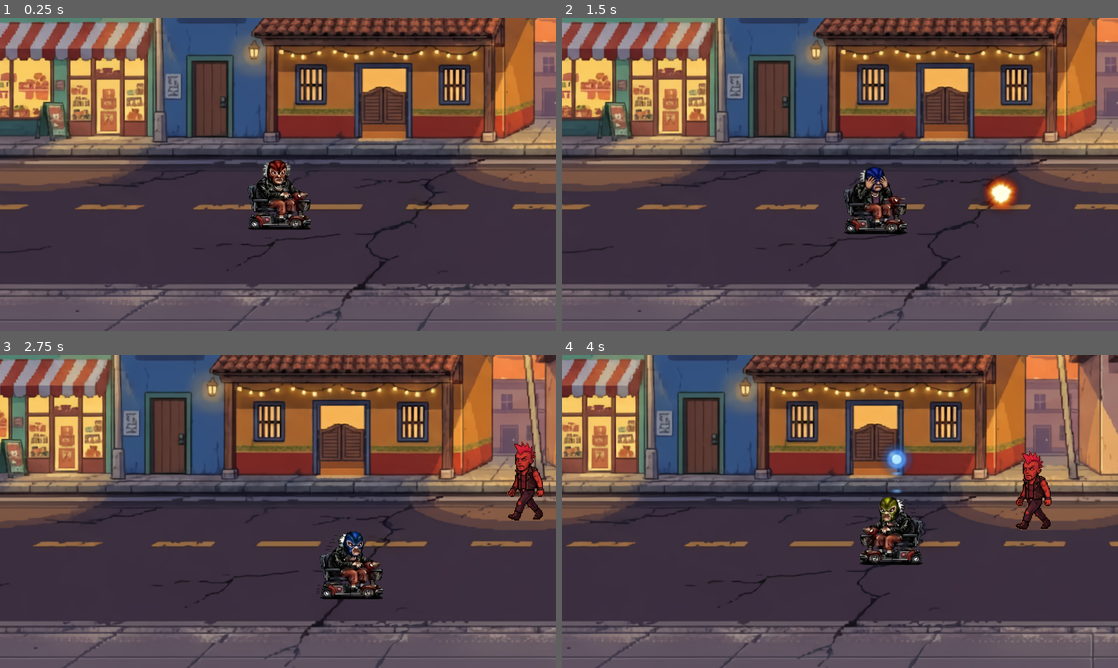
Above: before the commit, frames 1-4 (two rows, left to right).
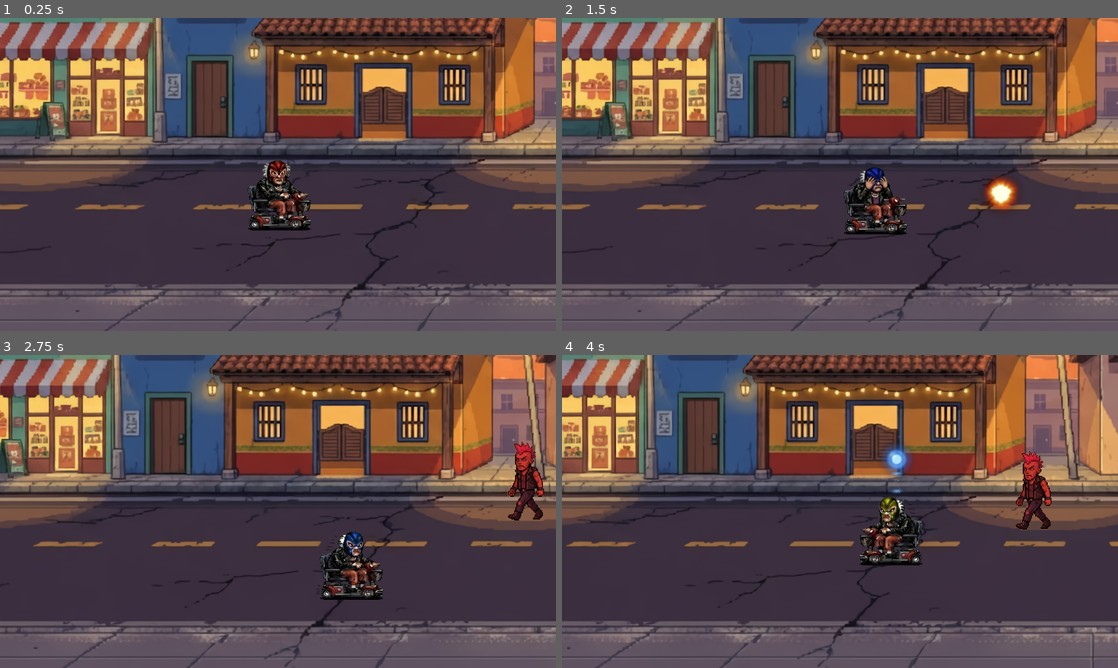
Above: after the commit, the same moments.

Repository: BIMInternational/GGJ2026
Game: Godot game, scene res://src/scenes/levels/level_01.tscn
The game is run twice, just before and just after one commit, with the same random seed, the same clock (stepped at 60 frames per second) and the same inputs. Sound files missing from this copy of the repository are replaced by a short silence.
Inputs (mouse positions are in pixels of both pictures, inside the frame that each line leads up to):
- Up to frame 1 (0.25 s): no input
- Up to frame 2 (1.5 s): tap Enter (ui_accept) at 0.5 s; move the mouse to (962, 158) at 0.52 s; hold D (move_right) 0.53-1.28 s; tap E (action) at 0.6 s; click (962, 158) at 0.67 s; tap Space (jump) at 0.77 s; tap Q (attack) at 0.8, 1.35 s; move the mouse to (728, 190) at 1.27 s; hold S (move_down) from 1.28 s (still down)
- Up to frame 3 (2.75 s): tap Space (jump) at 1.52 s; tap Shift (dash) at 1.55, 2.1 s; move the mouse to (333, 442) at 2.02 s; release S (move_down) at 2.03 s; hold D (move_right) from 2.03 s (still down); tap E (action) at 2.3 s
- Up to frame 4 (4 s): move the mouse to (812, 574) at 2.77 s; release D (move_right) at 2.78 s; hold W (move_up) 2.78-3.53 s; tap E (action) at 2.85 s; click (812, 574) at 2.92 s; tap Space (jump) at 3.02, 3.77 s; tap Q (attack) at 3.05, 3.6 s; move the mouse to (1006, 558) at 3.52 s; hold A (move_left) from 3.53 s (still down); tap Shift (dash) at 3.8 s

The runs differ from the first frame. In frame 1, 0.5% of the frame differs, in the area x 44-56%, y 45-68%; in frame 2, 0.4%; in frame 3, 0.4%; in frame 4, 0.4%.

Commit message:
Death Mamie

Diff:
--- a/ggj-2026/src/actors/Player/player.gd
+++ b/ggj-2026/src/actors/Player/player.gd
@@ -67,6 +67,7 @@
 var _is_dashing: bool = false
 var _is_hurt: bool = false
 var _is_changing_mask: bool = false
+var _is_dead: bool = false
 
 # References
 @onready var sprite: Sprite2D = $Sprite2D
@@ -83,12 +84,21 @@
 	# Activer le tri en Y pour la profondeur (beat'em all style)
 	y_sort_enabled = true
 
+	# Connecter le signal died du HealthComponent
+	if health_component:
+		health_component.died.connect(_on_health_depleted)
+		print("[Player] Points de vie: ", health_component.current_health, "/", health_component.max_health)
+
 	# Démarrer avec l'animation Idle
 	_update_animations()
 
 
 func _physics_process(delta: float) -> void:
 	_update_timers(delta)
+
+	# Si mort, ne rien faire du tout
+	if _is_dead:
+		return
 
 	# Permettre de changer de masque à tout moment (sauf si déjà en train de changer)
 	if Input.is_action_just_pressed("switch_mask") and not _is_changing_mask:
@@ -126,8 +136,8 @@
 		print("AnimationPlayer n'existe pas!")
 		return
 
-	# Ne pas changer l'animation pendant une attaque, hurt ou mask change
-	if _is_attacking or _is_hurt or _is_changing_mask:
+	# Ne pas changer l'animation pendant une attaque, hurt, mask change ou mort
+	if _is_attacking or _is_hurt or _is_changing_mask or _is_dead:
 		return
 
 	# Vérifier si le personnage bouge
@@ -282,14 +292,15 @@
 ## Handles taking damage (optional health system integration)
 func take_damage(damage: int, knockback_dir: Vector2 = Vector2.ZERO) -> void:
 	print("[Player] take_damage appelé, damage=", damage, " knockback_dir=", knockback_dir)
-	# Ignorer si invulnérable
-	if _invulnerability_timer > 0:
-		print("[Player] Invulnérable, dégâts ignorés")
+	# Ignorer si mort ou invulnérable
+	if _is_dead or _invulnerability_timer > 0:
+		print("[Player] Invulnérable ou mort, dégâts ignorés")
 		return
 
 	if health_component:
 		health_component.take_damage(damage)
 		took_damage.emit(damage, health_component.current_health)
+		print("[Player] PV restants: ", health_component.current_health, "/", health_component.max_health)
 
 		# Activer l'état hurt
 		_is_hurt = true
@@ -297,6 +308,10 @@
 		_invulnerability_timer = 0.6  # Invulnérable pendant 0.6s
 		print("[Player] État hurt activé")
 
+		if(health_component.current_health <= 0):
+			print("[Player] PV à 0 ou moins, déclenchement de la mort")
+			_on_health_depleted()
+			return
 		# Lancer l'animation Domage
 		_play_animation("Domage", "Domage")
 
@@ -308,9 +323,43 @@
 			print("[Player] Pas de knockback (direction = zero)")
 
 
+## Appelé quand les points de vie atteignent 0
+func _on_health_depleted() -> void:
+	print("[Player] Points de vie épuisés!")
+	die()
+
+
 ## Triggers death
 func die() -> void:
+	if _is_dead:  # Déjà mort ou en train de mourir
+		return
+
+	print("[Player] Mort du joueur")
+
+	# Activer l'état de mort
+	_is_dead = true
+
+	# Bloquer tous les mouvements et actions
+	_is_hurt = false
+	_is_attacking = false
+	_is_dashing = false
+	_is_changing_mask = false
+	_velocity = Vector2.ZERO
+	direction = Vector2.ZERO
+
+	# Rendre invulnérable pendant la mort (1.5s)
+	_invulnerability_timer = 1.5
+
+	# Animation de mort
+	_play_animation("Death", "Death")
+
+	# Émettre le signal de mort
 	died.emit()
+
+	# Retour au menu principal après 1.5 secondes
+	await get_tree().create_timer(1.5).timeout
+	print("[Player] Game Over! Retour au menu principal...")
+	get_tree().change_scene_to_file("res://src/ui/main_menu.tscn")
 
 
 ## Switch entre les masques disponibles
--- a/ggj-2026/src/actors/Player/player.tscn
+++ b/ggj-2026/src/actors/Player/player.tscn
@@ -29,6 +29,22 @@
 "values": [8, 9]
 }
 
+[sub_resource type="Animation" id="Animation_death"]
+resource_name = "Death"
+length = 1.5
+tracks/0/type = "value"
+tracks/0/imported = false
+tracks/0/enabled = true
+tracks/0/path = NodePath("Sprite2D:frame")
+tracks/0/interp = 1
+tracks/0/loop_wrap = true
+tracks/0/keys = {
+"times": PackedFloat32Array(0, 0.5),
+"transitions": PackedFloat32Array(1, 1),
+"update": 1,
+"values": [12, 20]
+}
+
 [sub_resource type="Animation" id="Animation_7dnek"]
 resource_name = "Domage"
 length = 0.5
@@ -113,6 +129,7 @@
 [sub_resource type="AnimationLibrary" id="AnimationLibrary_7dnek"]
 _data = {
 &"Attack": SubResource("Animation_6jq1w"),
+&"Death": SubResource("Animation_death"),
 &"Domage": SubResource("Animation_7dnek"),
 &"Idle": SubResource("Animation_q4vh8"),
 &"Mask_Change": SubResource("Animation_lo26q"),
@@ -198,6 +215,86 @@
 "transitions": PackedFloat32Array(1),
 "update": 1,
 "values": [33]
+}
+
+[sub_resource type="Animation" id="Animation_death_fire"]
+resource_name = "Death_FIRE"
+length = 1.5
+tracks/0/type = "value"
+tracks/0/imported = false
+tracks/0/enabled = true
+tracks/0/path = NodePath("Sprite2DMasque:frame")
+tracks/0/interp = 1
+tracks/0/loop_wrap = true
+tracks/0/keys = {
+"times": PackedFloat32Array(0),
+"transitions": PackedFloat32Array(1),
+"update": 1,
+"values": [23]
+}
+
+[sub_resource type="Animation" id="Animation_death_gas"]
+resource_name = "Death_GAS"
+length = 1.5
+tracks/0/type = "value"
+tracks/0/imported = false
+tracks/0/enabled = true
+tracks/0/path = NodePath("Sprite2DMasque:frame")
+tracks/0/interp = 1
+tracks/0/loop_wrap = true
+tracks/0/keys = {
+"times": PackedFloat32Array(0, 0.5),
+"transitions": PackedFloat32Array(1, 1),
+"update": 1,
+"values": [36, 44]
+}
+
+[sub_resource type="Animation" id="Animation_death_ice"]
+resource_name = "Death_ICE"
+length = 1.5
+tracks/0/type = "value"
+tracks/0/imported = false
+tracks/0/enabled = true
+tracks/0/path = NodePath("Sprite2DMasque:frame")
+tracks/0/interp = 1
+tracks/0/loop_wrap = true
+tracks/0/keys = {
+"times": PackedFloat32Array(0, 0.5),
+"transitions": PackedFloat32Array(1, 1),
+"update": 1,
+"values": [39, 47]
+}
+
+[sub_resource type="Animation" id="Animation_death_lightning"]
+resource_name = "Death_LIGHTNING"
+length = 1.5
+tracks/0/type = "value"
+tracks/0/imported = false
+tracks/0/enabled = true
+tracks/0/path = NodePath("Sprite2DMasque:frame")
+tracks/0/interp = 1
+tracks/0/loop_wrap = true
+tracks/0/keys = {
+"times": PackedFloat32Array(0, 0.5),
+"transitions": PackedFloat32Array(1, 1),
+"update": 1,
+"values": [38, 46]
+}
+
+[sub_resource type="Animation" id="Animation_death_water"]
+resource_name = "Death_WATER"
+length = 1.5
+tracks/0/type = "value"
+tracks/0/imported = false
+tracks/0/enabled = true
+tracks/0/path = NodePath("Sprite2DMasque:frame")
+tracks/0/interp = 1
+tracks/0/loop_wrap = true
+tracks/0/keys = {
+"times": PackedFloat32Array(0, 0.5),
+"transitions": PackedFloat32Array(1, 1),
+"update": 1,
+"values": [37, 45]
 }
 
 [sub_resource type="Animation" id="Animation_domage_fire"]
@@ -542,6 +639,11 @@
 &"Attack_ICE": SubResource("Animation_attack_ice"),
 &"Attack_LIGHTNING": SubResource("Animation_attack_lightning"),
 &"Attack_WATER": SubResource("Animation_attack_water"),
+&"Death_FIRE": SubResource("Animation_death_fire"),
+&"Death_GAS": SubResource("Animation_death_gas"),
+&"Death_ICE": SubResource("Animation_death_ice"),
+&"Death_LIGHTNING": SubResource("Animation_death_lightning"),
+&"Death_WATER": SubResource("Animation_death_water"),
 &"Domage_FIRE": SubResource("Animation_domage_fire"),
 &"Domage_GAS": SubResource("Animation_domage_gas"),
 &"Domage_ICE": SubResource("Animation_domage_ice"),
@@ -588,12 +690,14 @@
 [node name="Sprite2D" type="Sprite2D" parent="." unique_id=2125791359]
 scale = Vector2(2.1, 2.1)
 texture = ExtResource("6_6jq1w")
+offset = Vector2(0, 1)
 hframes = 4
 vframes = 12
 
 [node name="Sprite2DMasque" type="Sprite2D" parent="." unique_id=1668141210]
 scale = Vector2(2.1, 2.1)
 texture = ExtResource("6_6jq1w")
+offset = Vector2(0, 1)
 hframes = 4
 vframes = 12
 frame = 24
